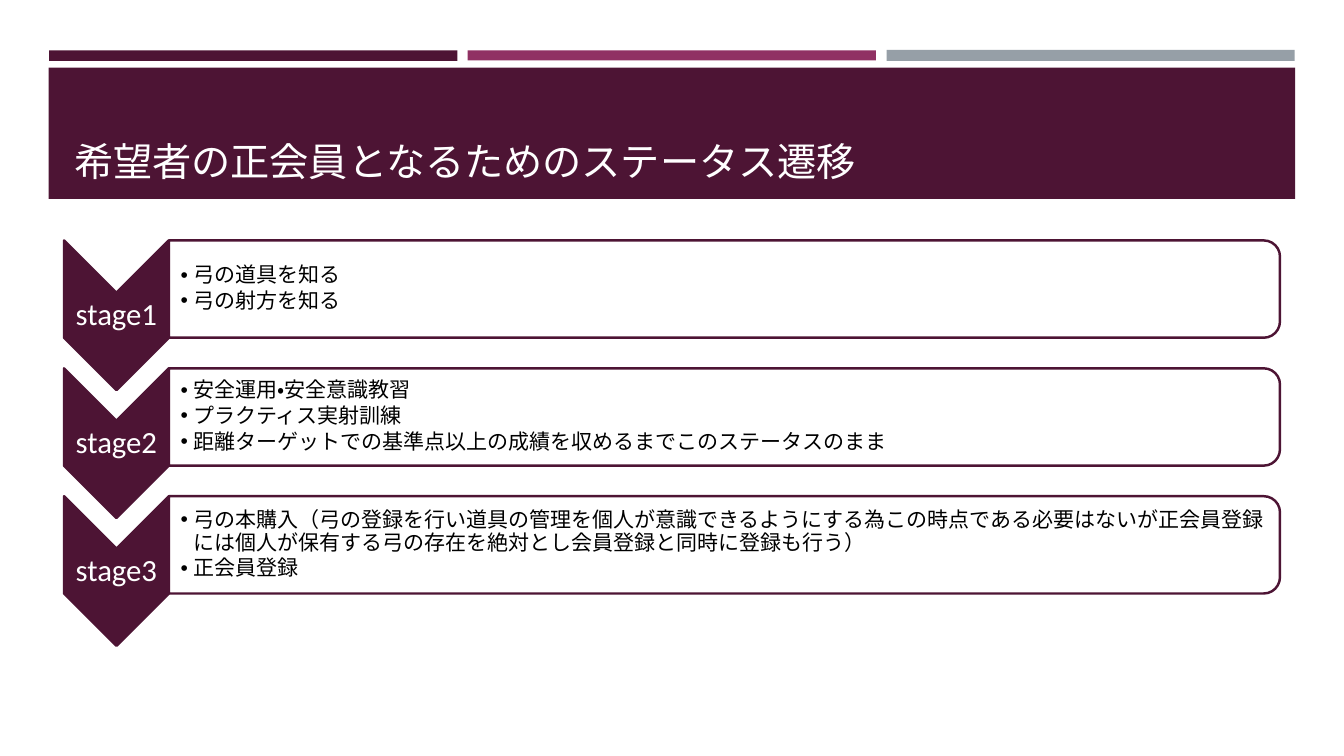
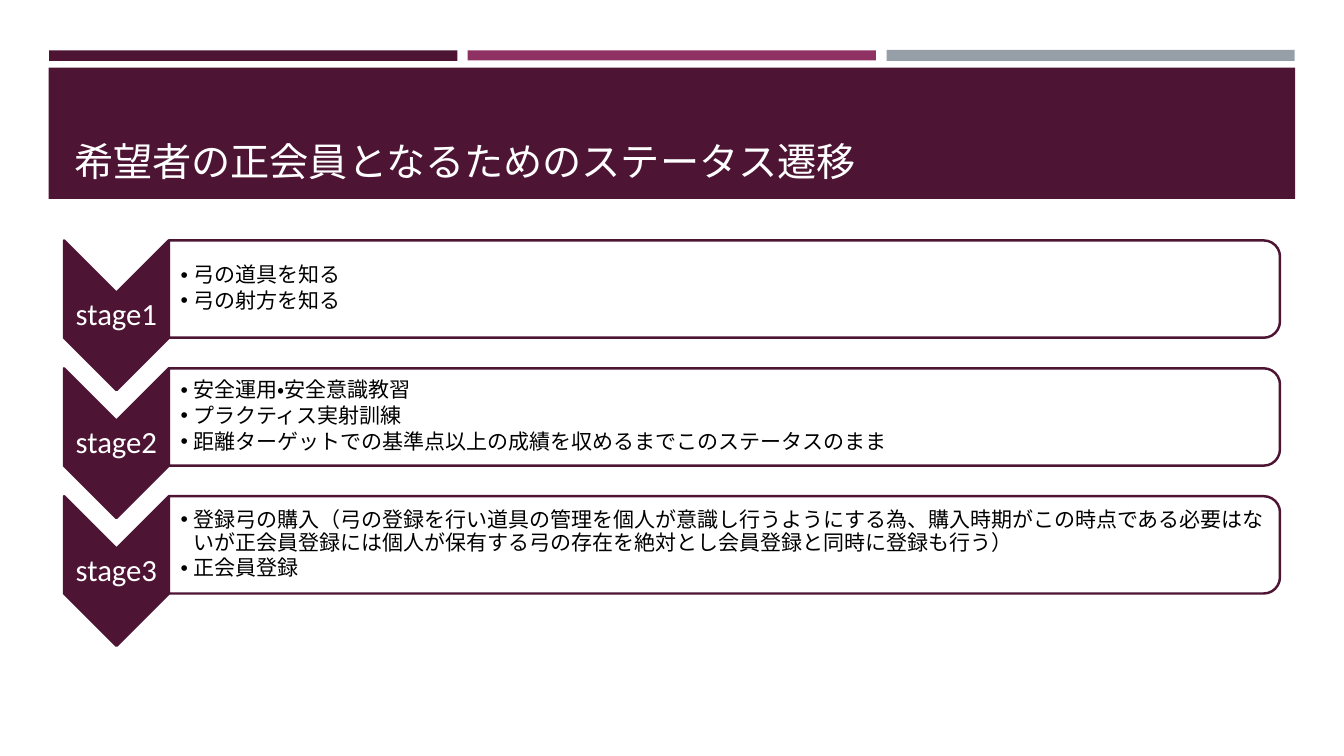
Before and after one commit to MasatoArai/subsidy, a slide deck: slide 4 of 団体加入希望者の要求情報とその提供手法.pptx. Drawn at 1344x756 pixels with LibreOffice and Linux fonts; fonts in the diff are those of the drawing. Boxes give left, top, right and bottom in pixels: in the first picture for what was removed or moved away, otherwise in the second. Text is boxed around its words. In the diff, an @@ line names an element or a change of style, - is before the commit and + after.

```diff
--- a/団体加入希望者の要求情報とその提供手法.pptx
+++ b/団体加入希望者の要求情報とその提供手法.pptx
@@ text at <box>193,509,1264,552</box>: text changed @@
-  •• 弓の本購入（弓の登録を行い道具の管理を個人が意識できるようにする為この時点である必要はないが正会員登録には個人が保有する弓の存在を絶対とし会員登録と同時に登録も行う）
+  •• 登録弓の購入（弓の登録を行い道具の管理を個人が意識し行うようにする為、購入時期がこの時点である必要はないが正会員登録には個人が保有する弓の存在を絶対とし会員登録と同時に登録も行う）
```
Also in this commit, not shown: 2 other slides changed, 1 other file.
